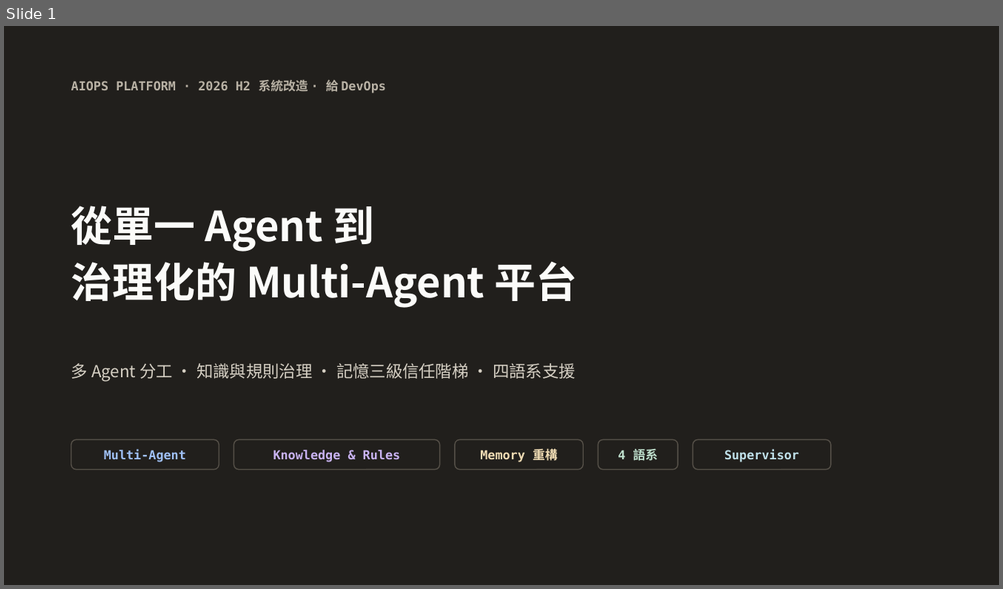
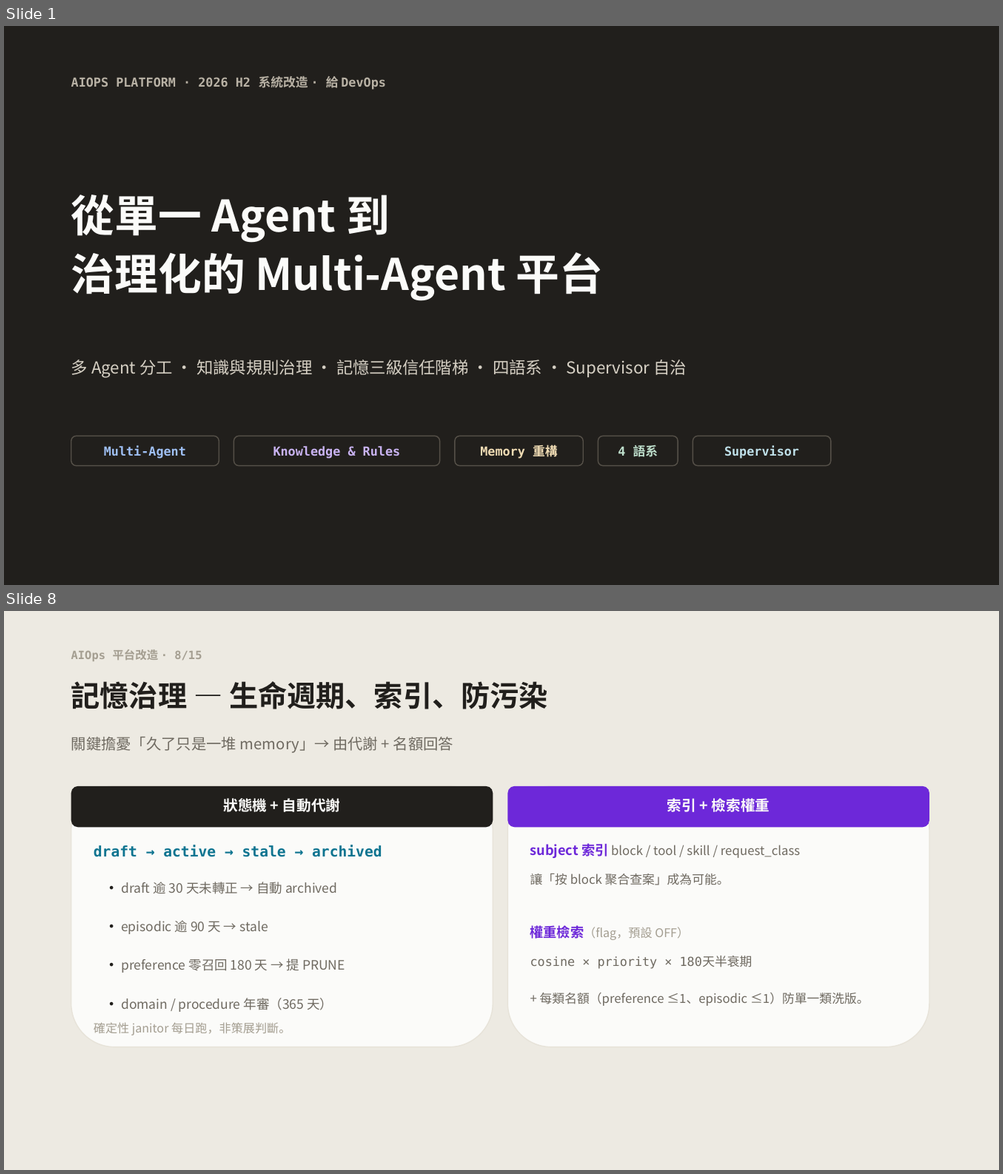
Before and after one commit to gillggx/ai-ops-agentic-platform, a slide deck: docs/PLATFORM_OVERVIEW_2026H2.pptx. Shown one above the other, each under a label of ours: slide 1 before the commit, slides 1 and 8 after it; the slides between them are not shown. The pictures are 1003x589 and 1003x1174 pixels, drawn with LibreOffice and Linux fonts; fonts in the diff are those of the drawing. Boxes give left, top, right and bottom in pixels: in the first picture for what was removed or moved away, otherwise in the second. Text is boxed around its words. In the diff, an @@ line names an element or a change of style, - is before the commit and + after.

```diff
--- a/docs/PLATFORM_OVERVIEW_2026H2.pptx
+++ b/docs/PLATFORM_OVERVIEW_2026H2.pptx
@@ slide 8 added at (4, 611, 999, 1170), background #FFFFFF @@
@@ rectangle added at (4, 611, 999, 1170), fill #EDEAE2 @@
@@ text added at (71, 649, 202, 661), 11 pt, text #A49E91, bold @@
+AIOps 平台改造 · 8/15
@@ text added at (71, 681, 548, 709), 28 pt, text #211F1C, bold @@
+記憶治理 — 生命週期、索引、防污染
@@ text added at (71, 737, 453, 753), 14.5 pt, text #6F6A61 @@
+關鍵擔憂「久了只是一堆 memory」→ 由代謝 + 名額回答
@@ rounded rectangle added at (71, 786, 492, 1048), fill #FBFBF9, outline #E7E3D9 1 pt @@
@@ rounded rectangle added at (71, 786, 492, 827), fill #211F1C @@
@@ rounded rectangle added at (508, 786, 929, 1048), fill #FBFBF9, outline #E7E3D9 1 pt @@
@@ rounded rectangle added at (508, 786, 929, 827), fill #6D28D9 @@
@@ text added at (223, 798, 340, 812), 14 pt, text #FBFBF9, bold @@
+狀態機 + 自動代謝
@@ text added at (667, 798, 769, 812), 14 pt, text #FBFBF9, bold @@
+索引 + 檢索權重
@@ text added at (94, 845, 381, 857), 14 pt, text #0E7490, bold @@
+draft → active → stale → archived
@@ text added at (530, 843, 800, 858), 12 pt, text #6F6A61 @@
+subject 索引 block / tool / skill / request_class
@@ text added at (530, 874, 729, 886), 12 pt, text #6F6A61 @@
+讓「按 block 聚合查案」成為可能。
@@ text added at (121, 882, 337, 894), 12.5 pt, text #6F6A61 @@
+· draft 逾 30 天未轉正 → 自動 archived
@@ text added at (121, 920, 267, 934), 12.5 pt, text #6F6A61 @@
+· episodic 逾 90 天 → stale
@@ text added at (530, 923, 688, 941), 11.5 pt, text #A49E91 @@
+權重檢索（flag，預設 OFF）
@@ text added at (121, 959, 345, 973), 12.5 pt, text #6F6A61 @@
+· preference 零召回 180 天 → 提 PRUNE
@@ text added at (530, 957, 752, 969), 12 pt, text #6F6A61 @@
+cosine × priority × 180天半衰期
@@ text added at (121, 998, 333, 1012), 12.5 pt, text #6F6A61 @@
+· domain / procedure 年審（365 天）
@@ text added at (540, 993, 869, 1006), 12 pt, text #6F6A61 @@
++ 每類名額（preference ≤1、episodic ≤1）防單一類洗版。
@@ text added at (94, 1022, 290, 1036), 11.5 pt, text #A49E91 @@
+確定性 janitor 每日跑，非策展判斷。
@@ slide 1 changed as well @@
@@ text "從單一 Agent 到": place and size @@
-text "從單一 Agent 到" at (71, 206, 577, 308)
+text "從單一 Agent 到" at (71, 195, 603, 301)
@@ text "從單一 Agent 到" at (71, 195, 603, 301): size 40 to 42 pt; line spacing 1.05 to 1.04 @@
@@ text at (71, 360, 686, 378): text changed @@
-多 Agent 分工 · 知識與規則治理 · 記憶三級信任階梯 · 四語系支援
+多 Agent 分工 · 知識與規則治理 · 記憶三級信任階梯 · 四語系 · Supervisor 自治
@@ 5 rounded rectangles, 1 text: place and size @@
-5 rounded rectangles, 1 text at (71, 80, 831, 470)
+5 rounded rectangles, 1 text at (71, 76, 831, 466)
```
Also in this commit, not shown: 6 other slides changed, 7 other slides added, 1 slide removed.
